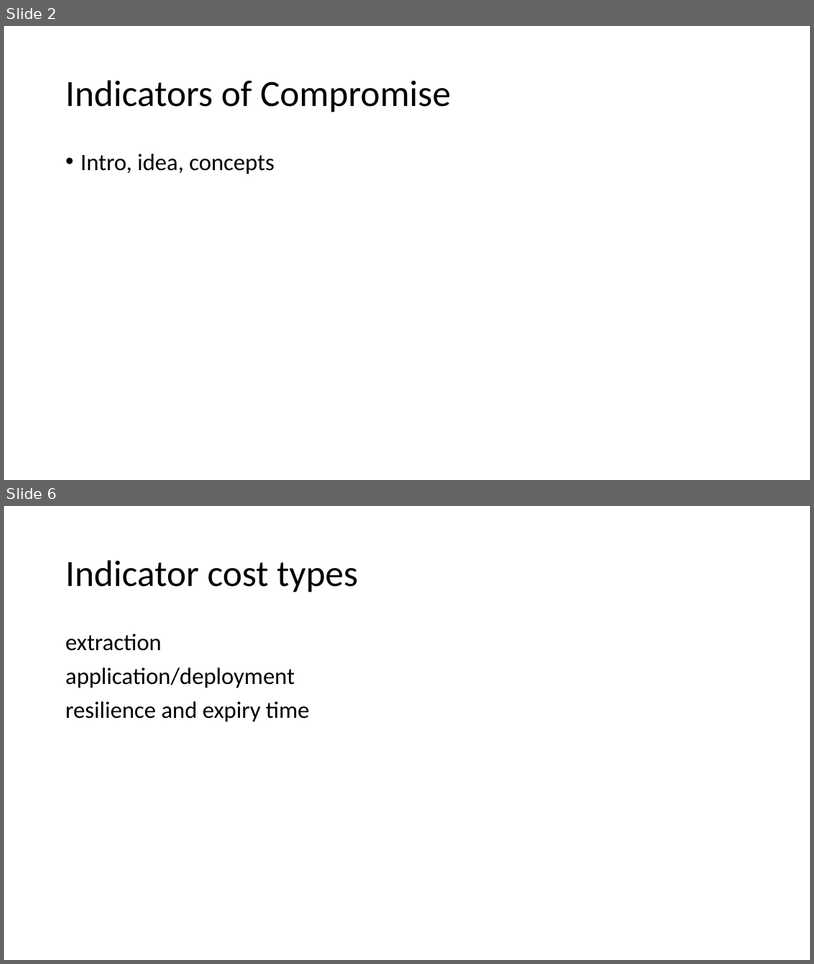
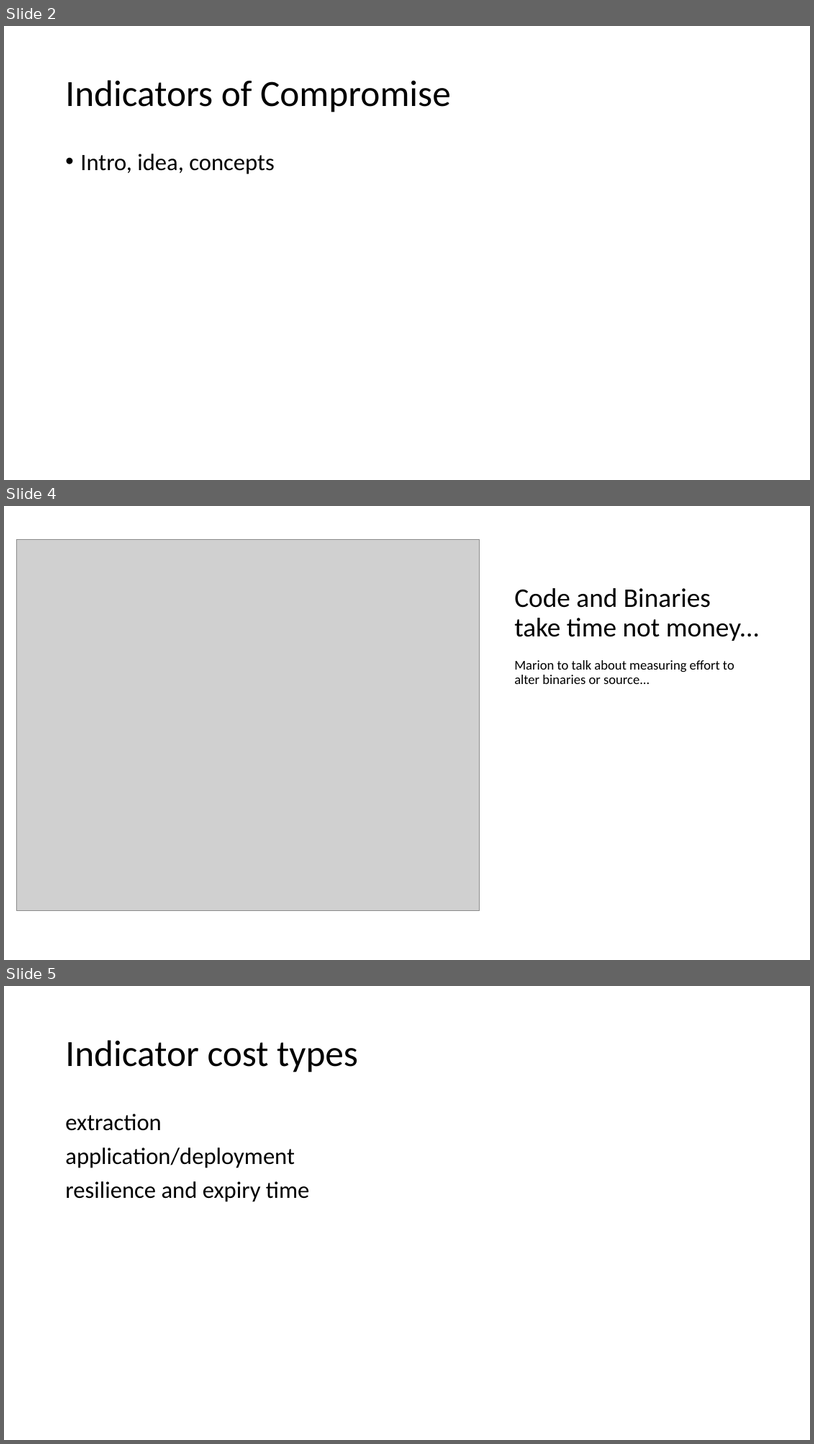
Before and after one commit to pinkflawd/IoCannon, a slide deck: draft.pptx. Shown one above the other, each under a label of ours: slides 2 and 6 before the commit, slides 2, 4 and 5 after it; the slides between them are not shown. The pictures are 814x964 and 814x1444 pixels, drawn with LibreOffice and Linux fonts; fonts in the diff are those of the drawing; grey boxes stand for pictures. Boxes give left, top, right and bottom in pixels: in the first picture for what was removed or moved away, otherwise in the second. Text is boxed around its words. In the diff, an @@ line names an element or a change of style, - is before the commit and + after.

Commit message:
Added a few slides and photos.

```diff
--- a/draft.pptx
+++ b/draft.pptx
@@ slide 4 added at bbox=[4, 506, 810, 960], background #FFFFFF @@
@@ picture added at bbox=[17, 539, 480, 910] @@
@@ title added at bbox=[514, 588, 760, 641], 32 pt, text #000000 @@
+Code and Binaries take time not money...
@@ text added at bbox=[514, 660, 735, 684], 16 pt, text #000000 @@
+Marion to talk about measuring effort to alter binaries or source...
@@ what was slide 6 is now slide 5 @@
```
Also in this commit, not shown: 1 slide changed, 2 other slides added, 1 slide removed.
